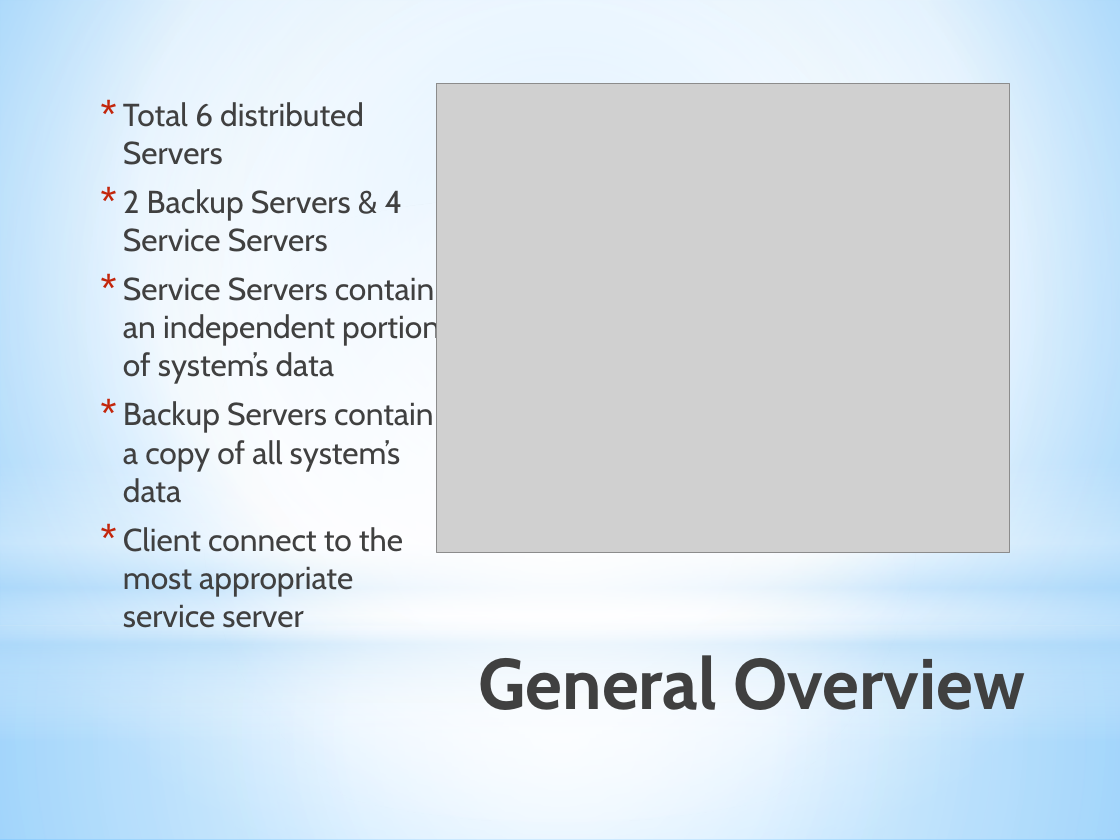
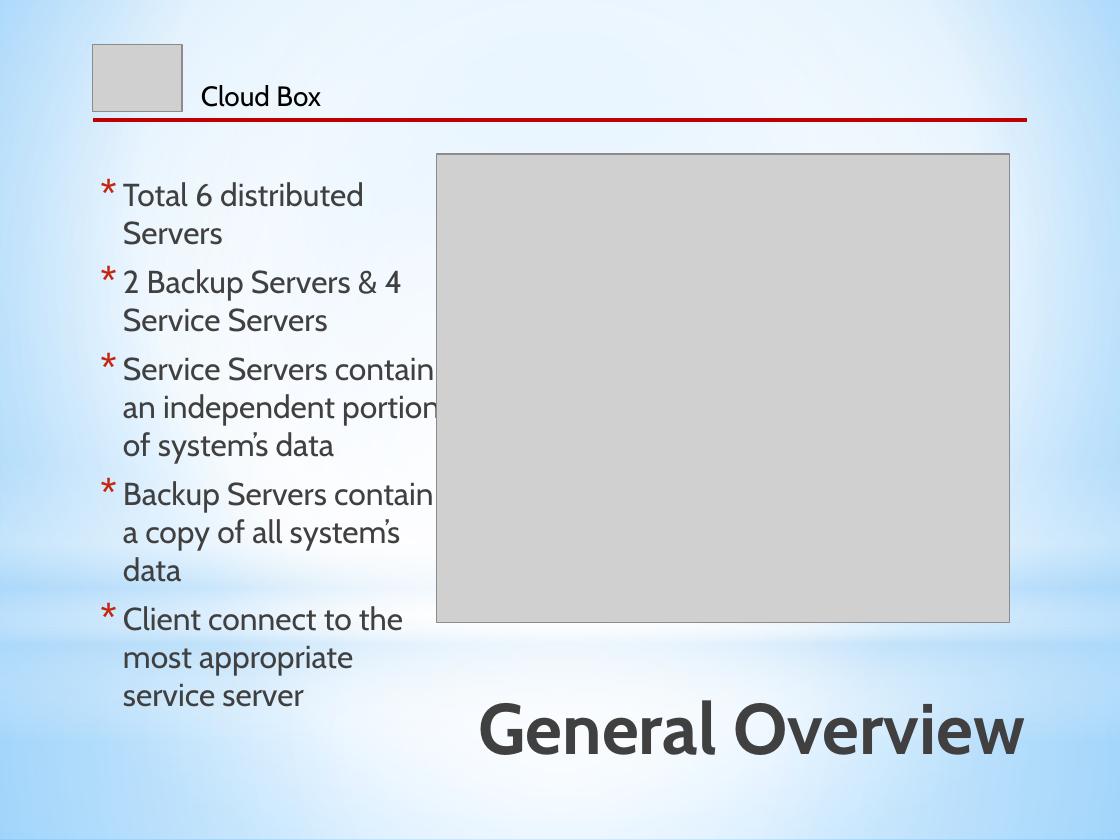
Before and after one commit to CICS525Project/DropboxImpl, a slide deck: slide 4 of Cloud Box_ppt.pptx. Drawn at 1120x840 pixels with LibreOffice and Linux fonts; fonts in the diff are those of the drawing; grey boxes stand for pictures. Boxes give left, top, right and bottom in pixels: in the first picture for what was removed or moved away, otherwise in the second. Text is boxed around its words. In the diff, an @@ line names an element or a change of style, - is before the commit and + after.

```diff
--- a/Cloud Box_ppt.pptx
+++ b/Cloud Box_ppt.pptx
@@ picture added at bbox=[93, 44, 183, 111] @@
@@ text added at bbox=[201, 85, 321, 107], 18 pt, text #000000 @@
+Cloud Box
@@ line added from (93, 120) to (1027, 120), #C00000 2.5 pt @@
@@ text "Total 6 distributed Servers": place and size @@
-text "Total 6 distributed Servers" at bbox=[123, 102, 440, 628]
+text "Total 6 distributed Servers" at bbox=[123, 182, 440, 707]
@@ picture: place and size @@
-picture at bbox=[437, 84, 1010, 553]
+picture at bbox=[437, 155, 1010, 624]
@@ title "General Overview" rewrapped from bbox=[479, 655, 1025, 726] to bbox=[479, 700, 1025, 755] @@
```
Also in this commit, not shown: 13 other slides changed.
